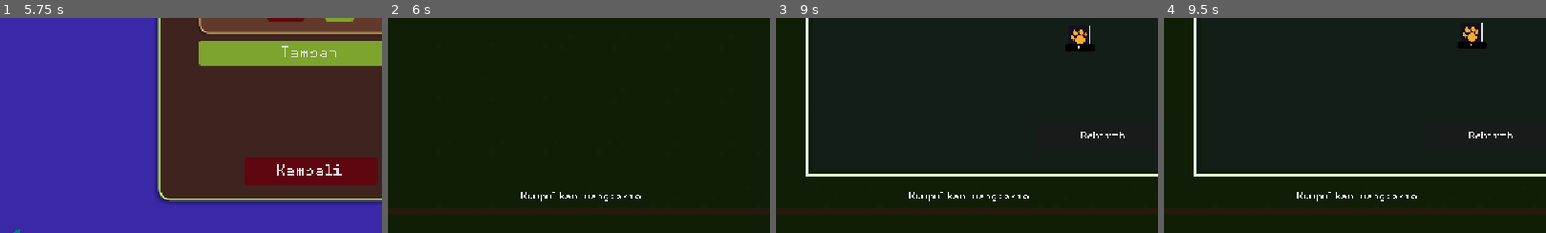
Above: before the commit, frames 1-4 (left to right).
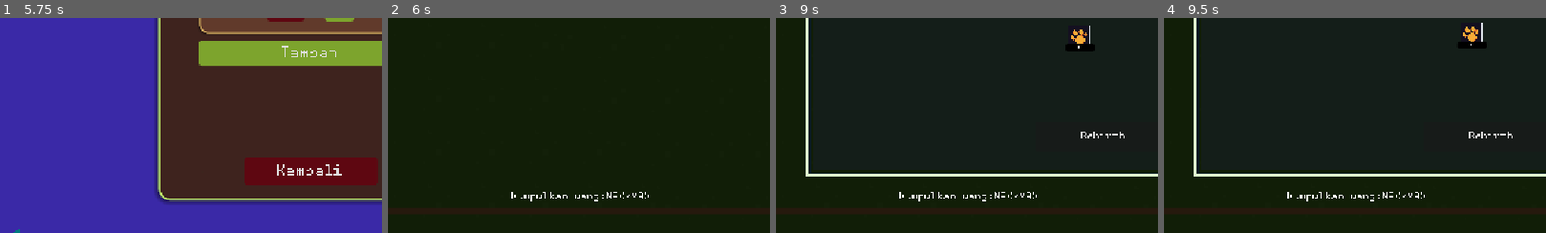
Above: after the commit, the same moments.

Repository: azizul987/Sawit-io
Game: Godot game, scene res://Scene/MainMenui.tscn
Same seed, same stepped clock (60 frames per second), same inputs: the game is played once before the commit and once after it. Sound files missing from this copy of the repository are replaced by a short silence.
Inputs (mouse positions are % of the whole screen's width and height, from its top left):
- Up to frame 1 (5.75 s): click "Mulai" at 0.5 s; tap Enter at 1.25 s; drag from (88, 82) to (80, 63) at 1.27 s; click "Tambah" at 2 s; click "Kembali" at 2.75 s; click "Mulai" at 3.5 s; drag from (85, 70) to (79, 52) at 4.27 s; move the mouse to (85, 70) at 5.02 s; hold Right (ui_right) from 5.03 s (still down); hold Q (zoom_in) from 5.03 s (still down); click (85, 70) at 5.17 s
- Up to frame 2 (6 s): release Right (ui_right) at 5.75 s; release Q (zoom_in) at 5.75 s; click "Load" at 5.75 s
- Up to frame 3 (9 s): click "299" at 6.5 s; click "1K" at 7.25 s; click "8K" at 8 s; click (7, 12) at 8.75 s
- Up to frame 4 (9.5 s): no input
The pictures show only the part of the screen within x 9-59%, y 50-100%; the shares and areas given below are measured in that part.

Frame 1 is identical in both runs. In frame 2, 0.4% of the frame differs, in the area x 32-69%, y 80-86%; in frame 3, 0.4%; in frame 4, 0.4%.

Commit message:
add max codddition in misiion

Diff:
--- a/Ui/mision_menu.gd
+++ b/Ui/mision_menu.gd
@@ -22,4 +22,6 @@
 func mision_comparator(misi:Mission):
 	return  Point.total_point_earned>=misi.target_value
 func update_label(misi:Mission):
-	label.text="Kumpulkan uang:{0}/{1} ".format([Point.format_num(Point.total_point_earned),Point.format_num(misi.target_value)])
+	if(Point.idx_mision_now<len(misi_database.missions)):
+		label.text="Kumpulkan uang:{0}/{1} ".format([Point.format_num(Point.total_point_earned),Point.format_num(misi.target_value)])
+	label.text="Kumpulkan uang:{0}/{1} ".format(["MAX","MAX"])
